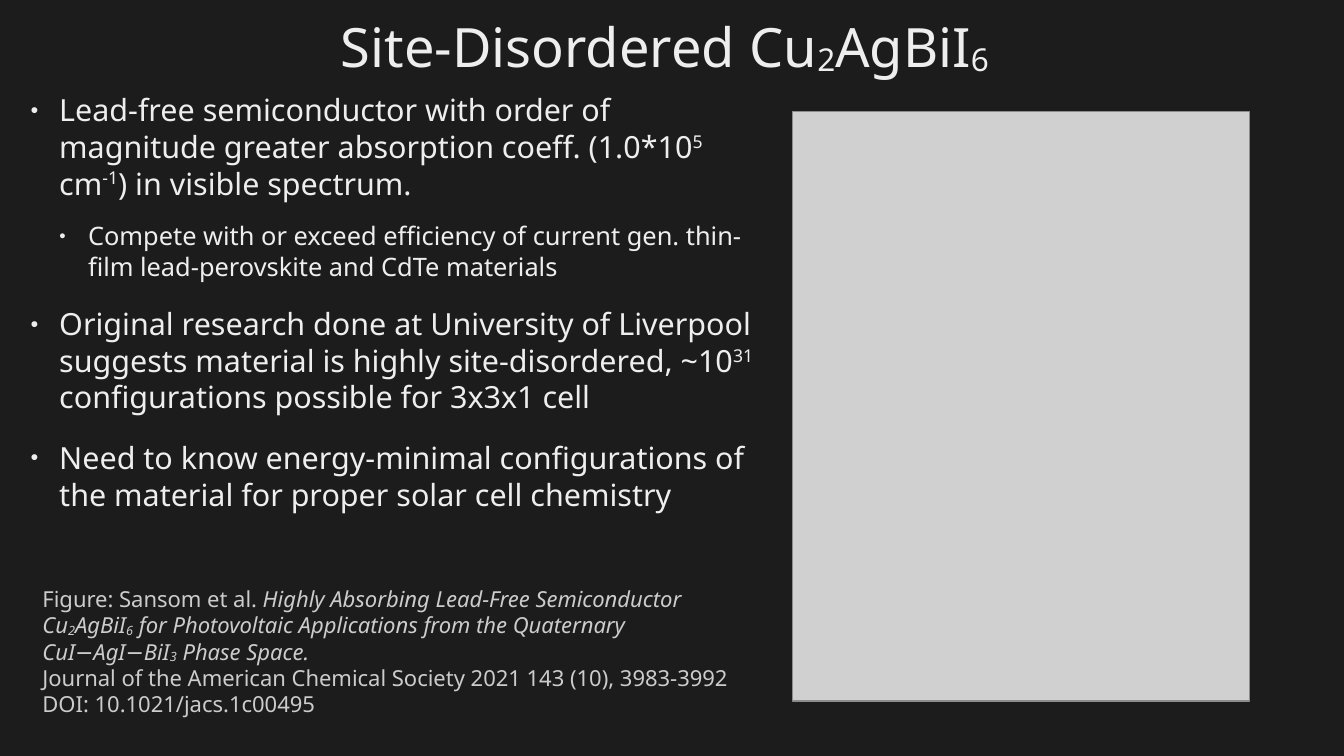
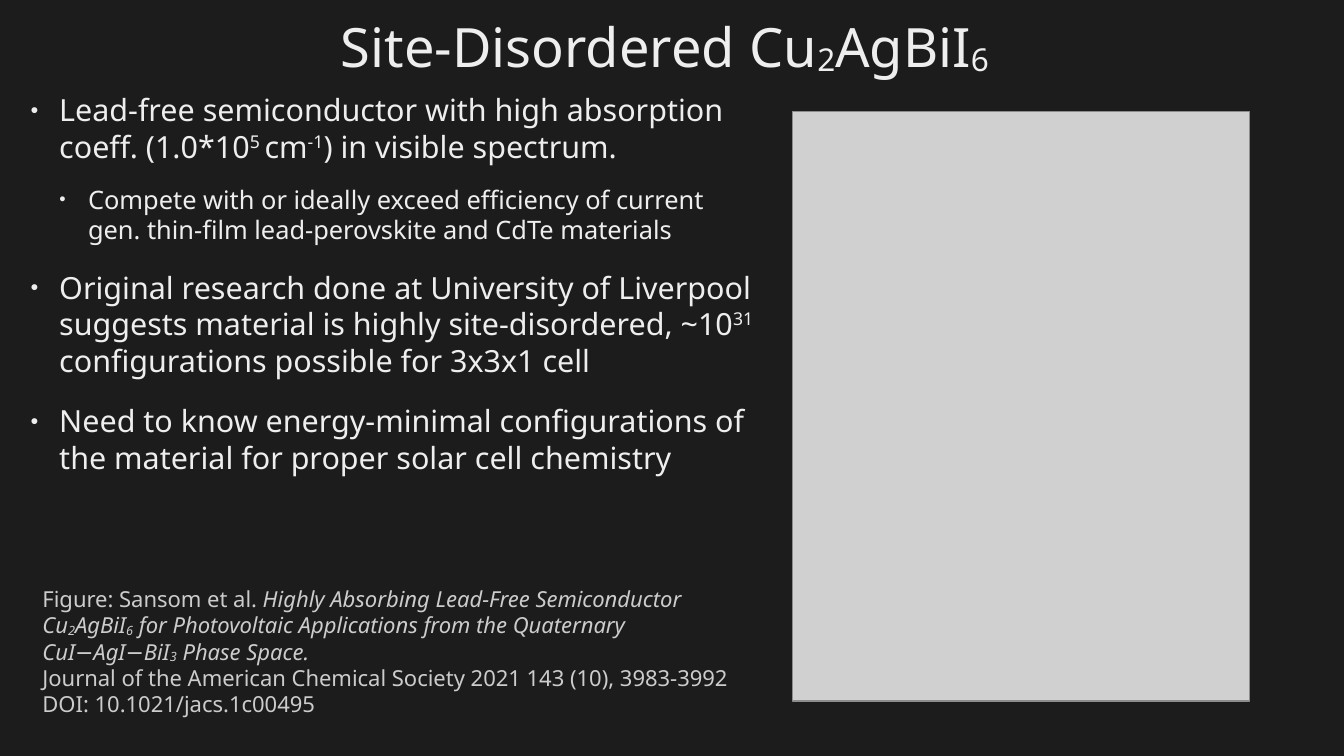
Before and after one commit to fenneltheloon/lattice-optimization, a slide deck: slide 2 of Final Presentation.odp. Drawn at 1344x756 pixels with LibreOffice and Linux fonts; fonts in the diff are those of the drawing; grey boxes stand for pictures. Boxes give left, top, right and bottom in pixels: in the first picture for what was removed or moved away, otherwise in the second. Text is boxed around its words. In the diff, an @@ line names an element or a change of style, - is before the commit and + after.

Commit message:
Saved file yay

```diff
--- a/Final Presentation.odp
+++ b/Final Presentation.odp
@@ text at <box>59,97,723,245</box>: text changed; size 18 to 15 pt @@
-● Lead-free semiconductor with order of magnitude greater absorption coeff. (1.0*105
-  cm-1) in visible spectrum.
-  ● Compete with or exceed efficiency of current gen. thin-film lead-perovskite and CdTe materials
+● Lead-free semiconductor with high absorption coeff. (1.0*105 cm-1) in visible spectrum.
+  ● Compete with or ideally exceed efficiency of current gen. thin-film lead-perovskite and CdTe materials
```
